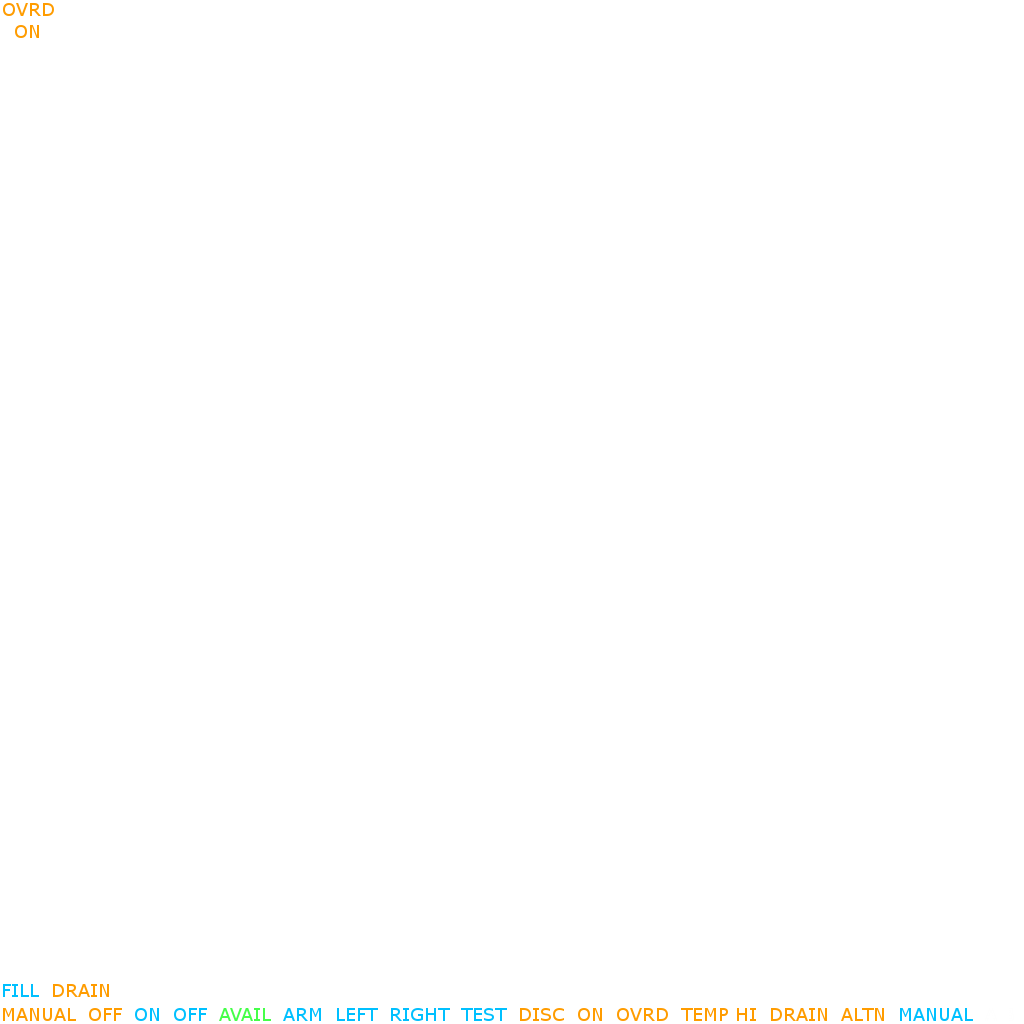
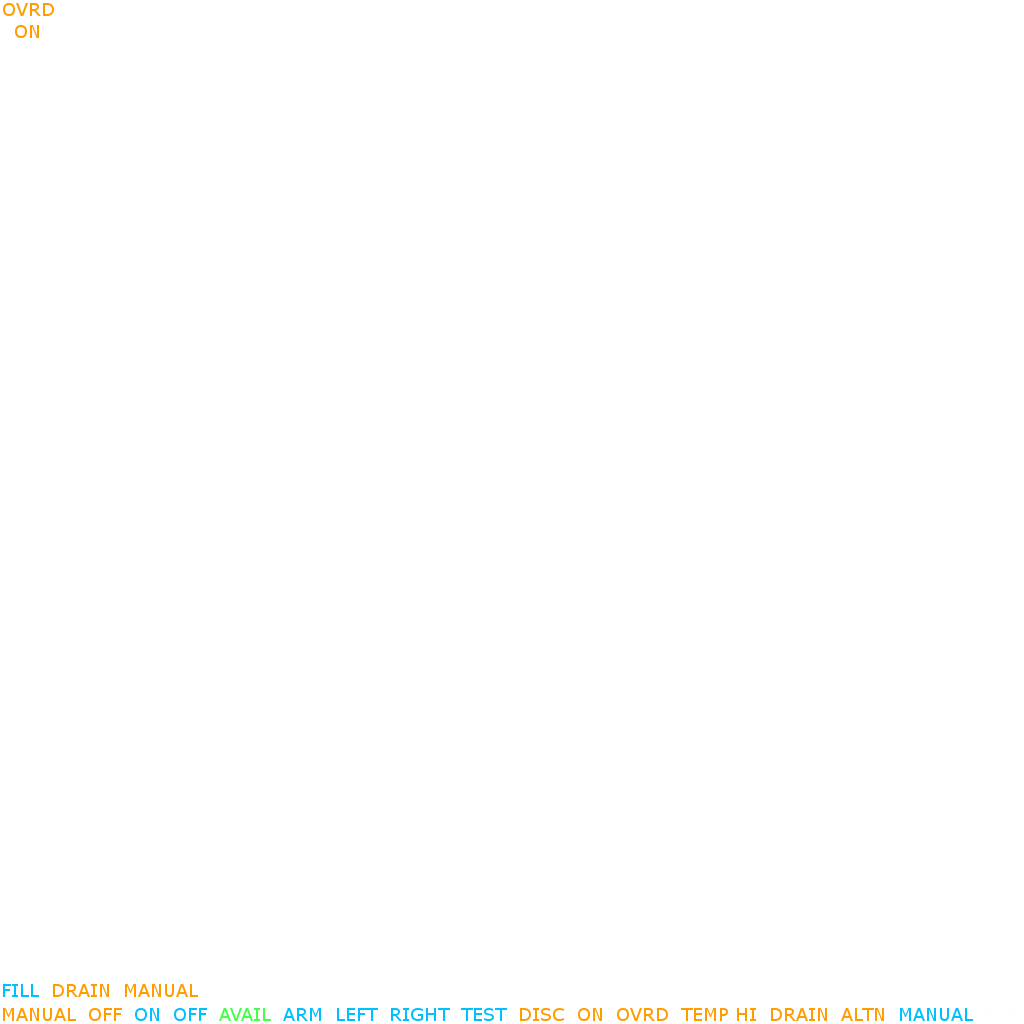
Layer changes from the first 1024 × 1024 image to the second:
renamed "FILL DRAIN" to "FILL DRAIN MANUAL", painted on it over (125, 984, 198, 997)
